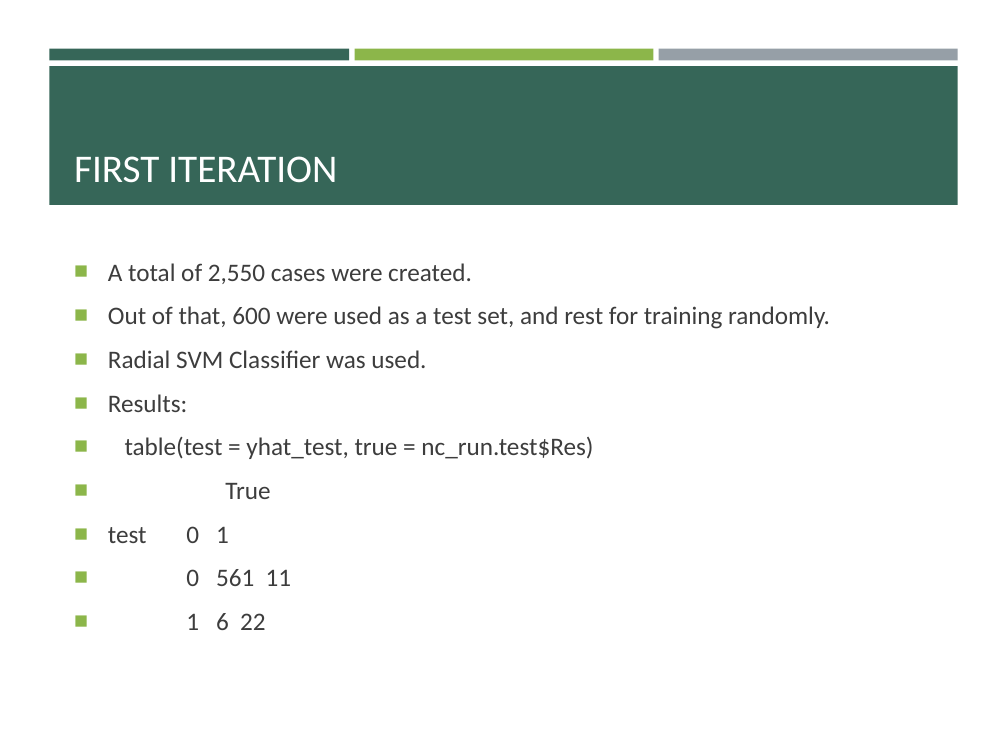
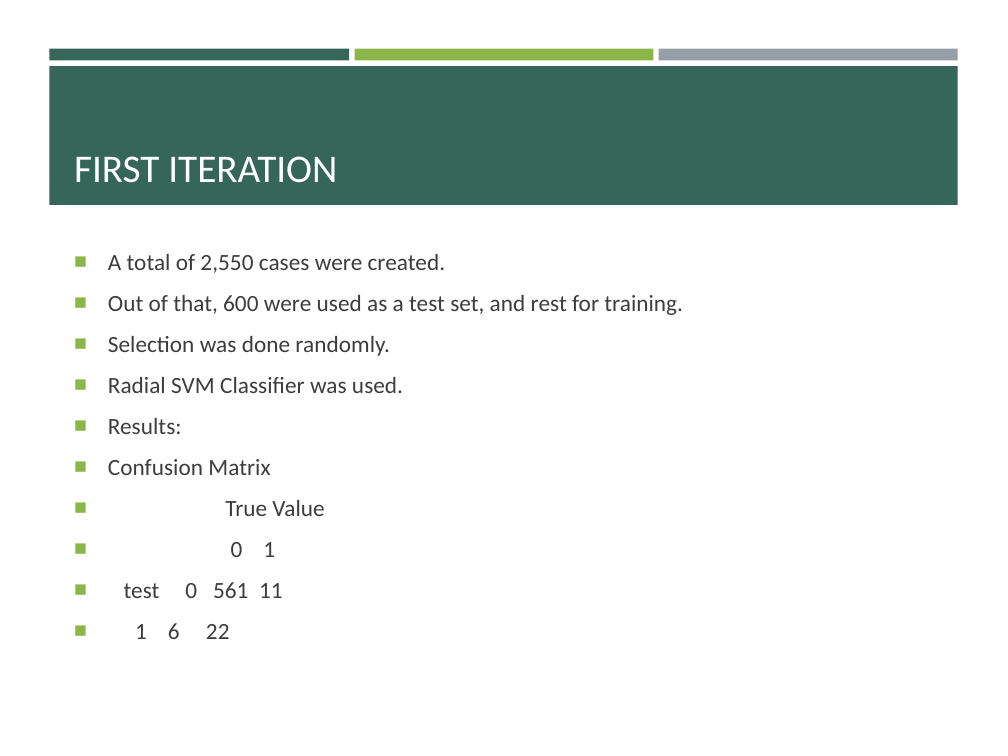
Before and after one commit to pulkitjain1004/autoRL, a slide deck: slide 14 of Record_Linkage.pptx (slide 13 before the commit). Drawn at 1008x756 pixels with LibreOffice and Linux fonts; fonts in the diff are those of the drawing. Boxes give left, top, right and bottom in pixels: in the first picture for what was removed or moved away, otherwise in the second. Text is boxed around its words. In the diff, an @@ line names an element or a change of style, - is before the commit and + after.

```diff
--- a/Record_Linkage.pptx
+++ b/Record_Linkage.pptx
@@ text at box(108, 254, 446, 639): size 18 to 16.6 pt in "A total of 2,550 cases were created.", "Radial SVM Classifier was used.", "Results:", "1 6 22" @@
@@ text at box(108, 295, 683, 356): text changed; size 18 to 16.6 pt @@
-■ Out of that, 600 were used as a test set, and rest for training randomly.
+■ Out of that, 600 were used as a test set, and rest for training.
+■ Selection was done randomly.
@@ text at box(108, 459, 324, 598): text changed; size 18 to 16.6 pt @@
-■ table(test = yhat_test, true = nc_run.test$Res)
-■ True
-■ test 0 1
-■ 0 561 11
+■ Confusion Matrix
+■ True Value
+■ 0 1
+■ test 0 561 11
```
Also in this commit, not shown: 13 other slides changed, 1 slide added.
